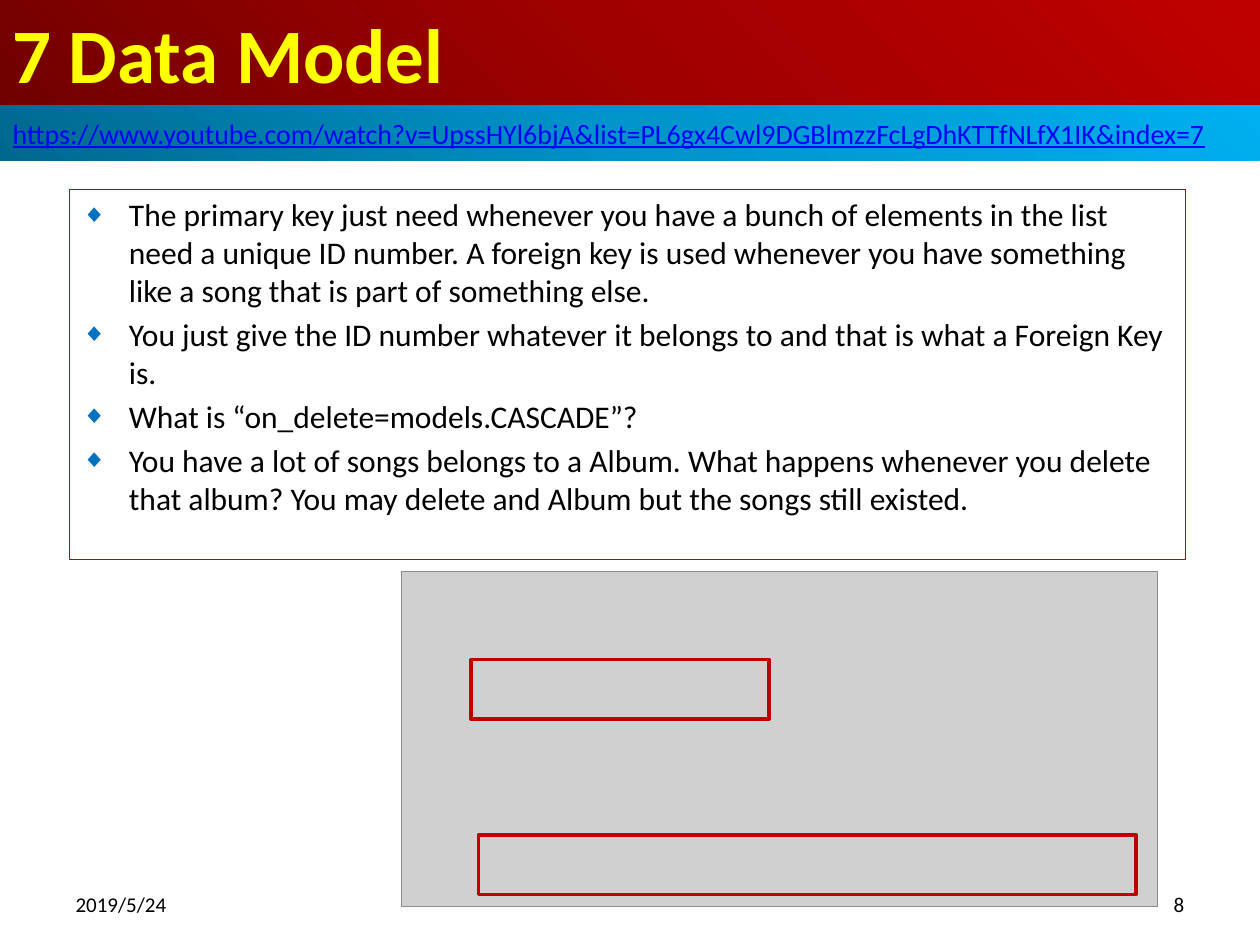
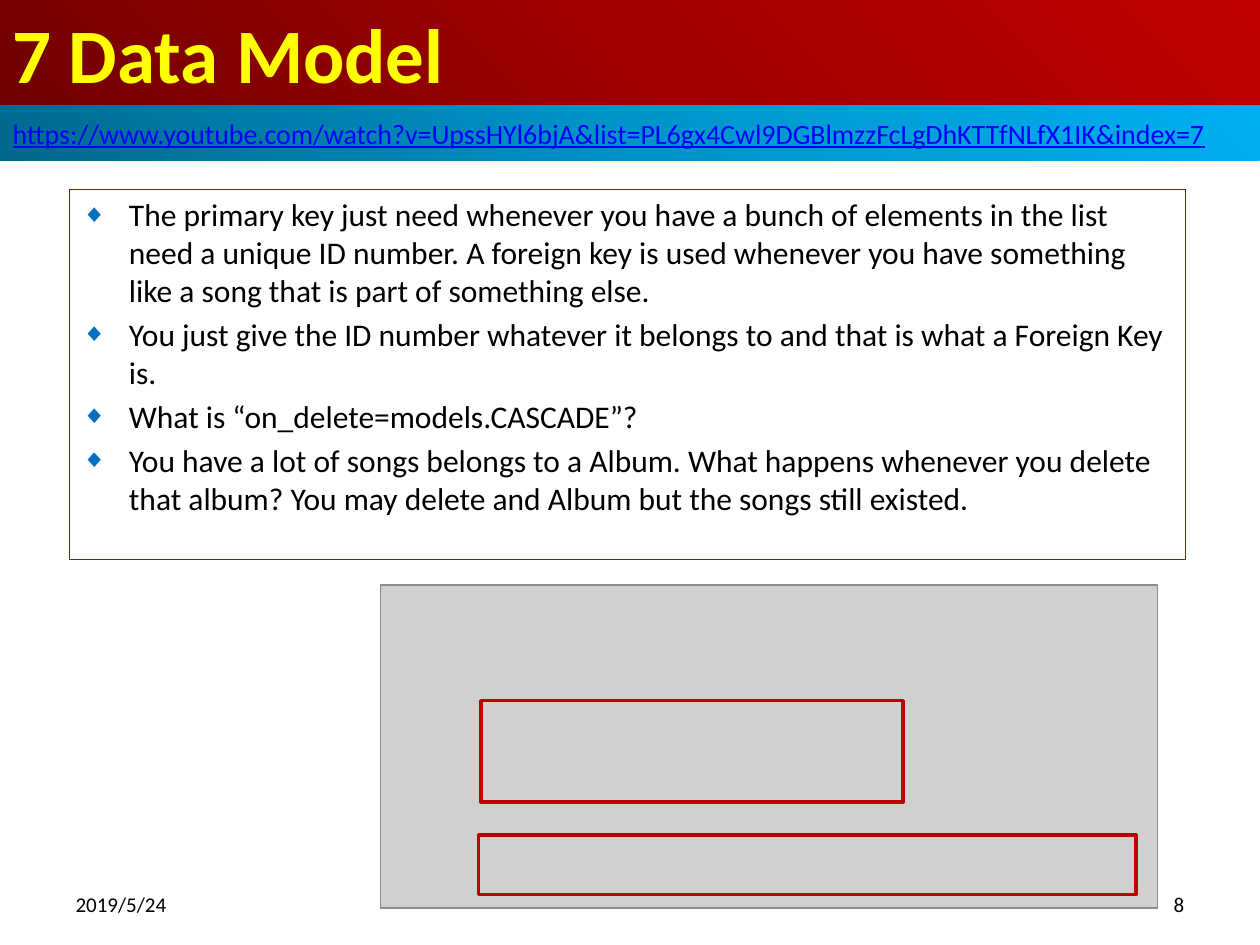
Before and after one commit to peterhchen/500-Django-Basic, a slide deck: slide 8 of 07_DataModel/07_DataModel.pptx. Drawn at 1260x945 pixels with LibreOffice and Linux fonts; fonts in the diff are those of the drawing; grey boxes stand for pictures. Boxes give left, top, right and bottom in pixels: in the first picture for what was removed or moved away, otherwise in the second. Text is boxed around its words. In the diff, an @@ line names an element or a change of style, - is before the commit and + after.

Commit message:
Activated Model

```diff
--- a/07_DataModel/07_DataModel.pptx
+++ b/07_DataModel/07_DataModel.pptx
@@ picture: place and size @@
-picture at bbox=[402, 572, 1158, 907]
+picture at bbox=[381, 585, 1158, 907]
@@ rectangle: place and size @@
-rectangle at bbox=[471, 660, 769, 719]
+rectangle at bbox=[481, 701, 903, 803]
```
Also in this commit, not shown: 6 other slides changed, 1 slide added, 13 other files.
